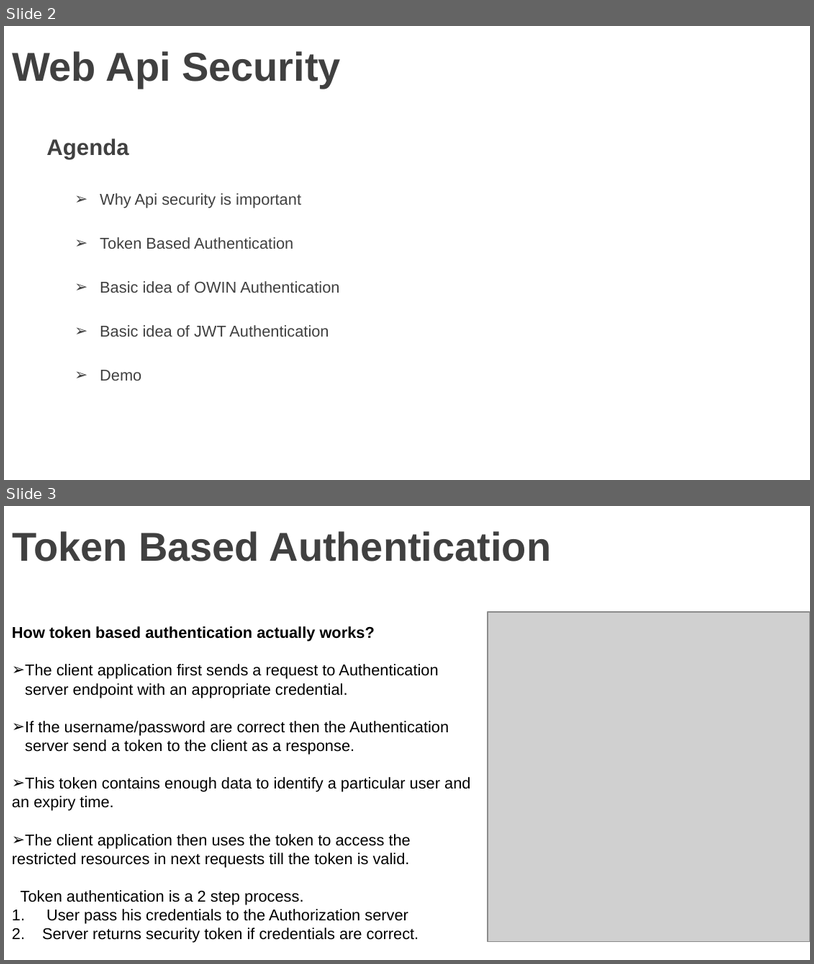
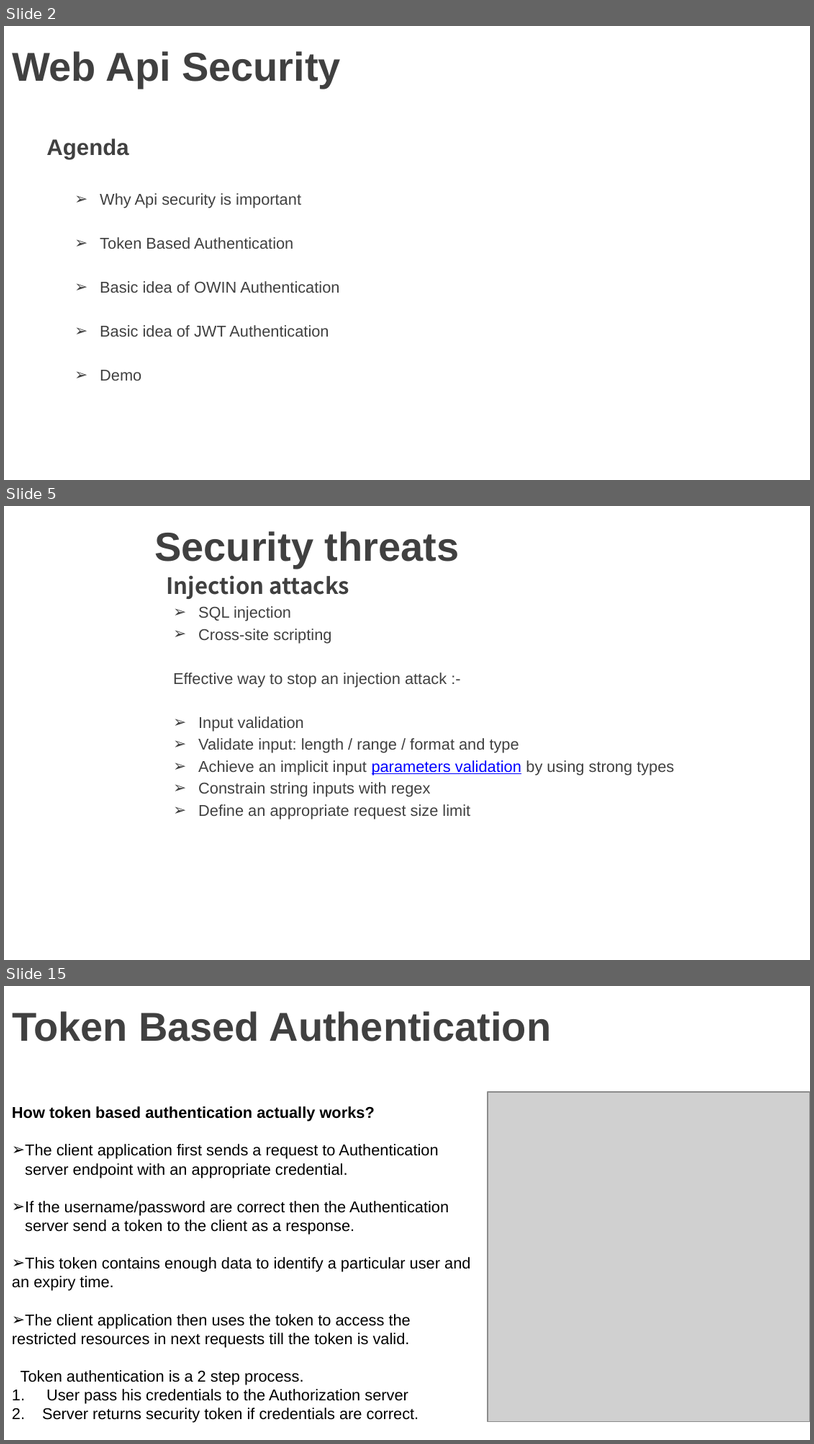
Before and after one commit to vgyureka/DotNetBig, a slide deck: webapiSecurity.pptx. Shown one above the other, each under a label of ours: slides 2 and 3 before the commit, slides 2, 5 and 15 after it; the slides between them are not shown. The pictures are 814x964 and 814x1444 pixels, drawn with LibreOffice and Linux fonts; fonts in the diff are those of the drawing; grey boxes stand for pictures; background and template pictures are left out. Boxes give left, top, right and bottom in pixels: in the first picture for what was removed or moved away, otherwise in the second. Text is boxed around its words. In the diff, an @@ line names an element or a change of style, - is before the commit and + after.

Commit message:
Add files via upload
webapi security- 06 MARCH 2019

```diff
--- a/webapiSecurity.pptx
+++ b/webapiSecurity.pptx
@@ slide 5 added at (4,506,810,960), background picture (left out) @@
@@ title added at (154,531,460,568), 36 pt, text #404040, bold @@
+Security threats
@@ text added at (167,576,350,599), 20 pt, text #404040, bold @@
+Injection attacks
@@ text added at (173,606,674,819), 14 pt, text #404040 @@
+➢ SQL injection
+➢ Cross-site scripting
+Effective way to stop an injection attack :-
+➢ Input validation
+➢ Validate input: length / range / format and type
+➢ Achieve an implicit input parameters validation by using strong types
+➢ Constrain string inputs with regex
+➢ Define an appropriate request size limit
@@ what was slide 3 is now slide 15 @@
```
Also in this commit, not shown: 1 slide changed, 13 other slides added.
